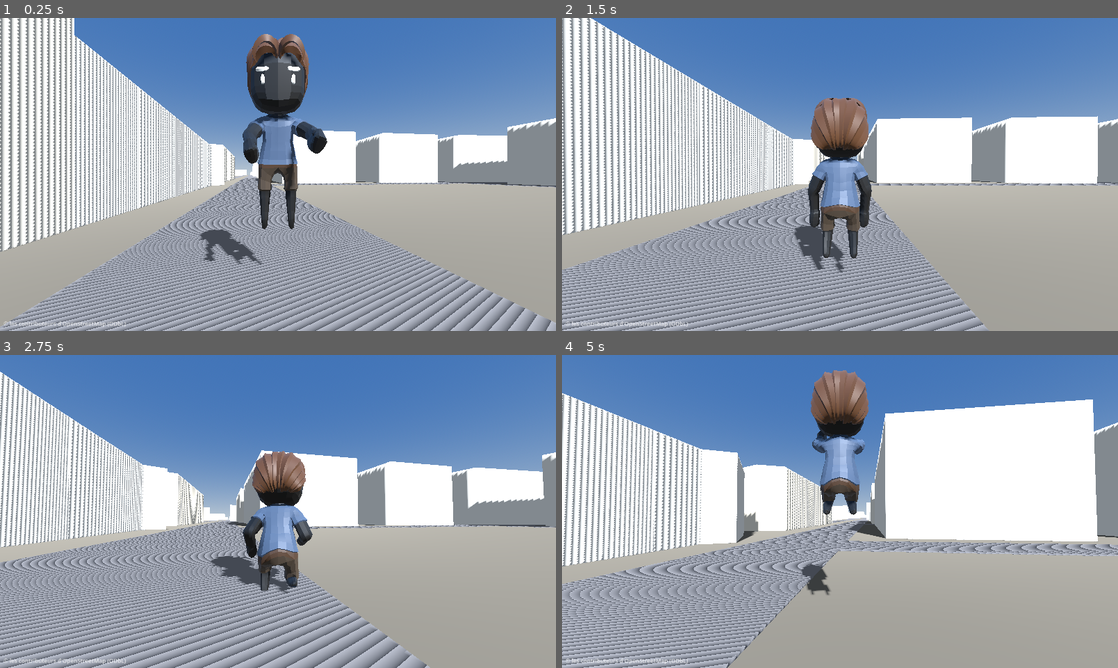
Above: before the commit, frames 1-4 (two rows, left to right).
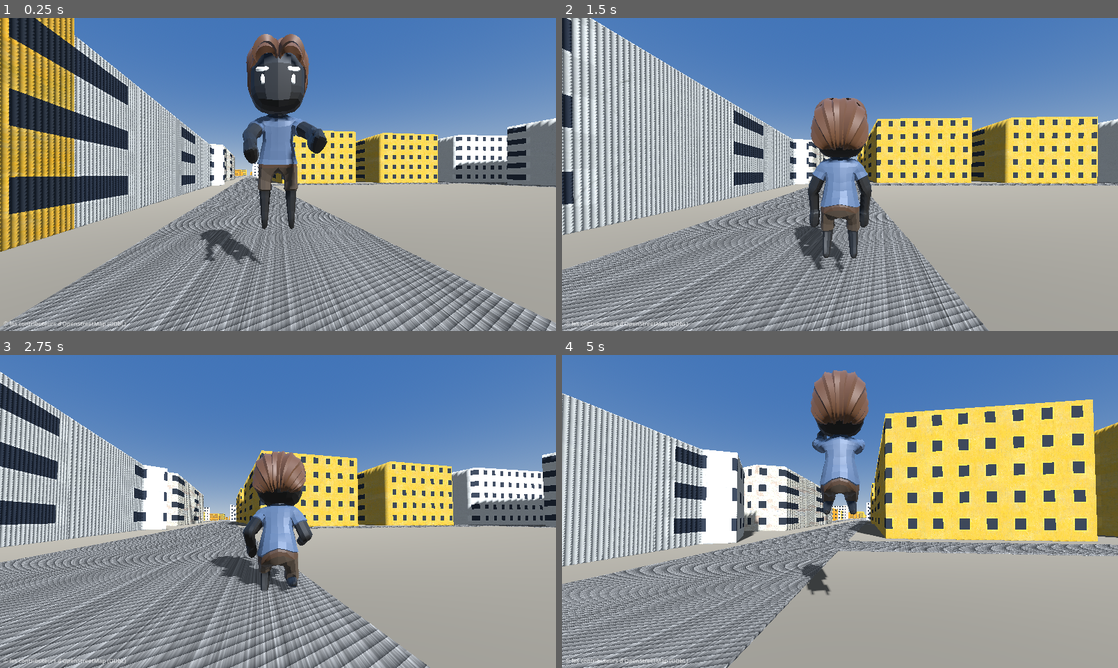
Above: after the commit, the same moments.

Repository: LogixSolutions94/GTDZ
Game: Godot game, scene res://scenes/city_test.tscn
Two runs of this game, one before a commit and one after it. Both use one fixed random seed, a clock stepped at 60 frames per second and the inputs below.
Inputs (mouse positions are in pixels of both pictures, inside the frame that each line leads up to):
- Up to frame 1 (0.25 s): no input
- Up to frame 2 (1.5 s): move the mouse to (867, 174) at 0.52 s; hold Shift (sprint) 0.53-1.28 s; hold W (move_forward) from 0.53 s (still down); tap Space (jump) at 0.77 s; move the mouse to (812, 174) at 1.27 s; tap Shift (sprint) at 1.35 s
- Up to frame 3 (2.75 s): keep holding W (move_forward); tap Space (jump) at 1.52 s; move the mouse to (289, 505) at 2.02 s; hold Shift (sprint) from 2.03 s (still down)
- Up to frame 4 (5 s): keep holding W (move_forward); move the mouse to (834, 517) at 2.77 s; release Shift (sprint) at 2.78 s; tap Shift (sprint) at 2.85, 4.35 s; tap Space (jump) at 3.02, 3.77, 4.52 s; move the mouse to (878, 514) at 3.52 s; hold Shift (sprint) 3.53-4.28 s; move the mouse to (795, 508) at 4.27 s

The runs differ from the first frame. In frame 1, 38% of the frame differs, in the area x 0-100%, y 0-100%; in frame 2, 38%; in frame 3, 30%; in frame 4, 39%, in the area x 0-100%, y 12-100%.

Commit message:
Fix PASSE 1 invisible : recherche recursive des MeshInstance3D
Le GLB exporte un noeud intermediaire world entre la racine et les lots de
batiments ; get_children() ne trouvait donc aucun mesh et aucun materiau
n etait applique (silencieusement). find_children recursif + log diagnostic.

Co-Authored-By: Claude Fable 5 <noreply@anthropic.com>

Diff:
--- a/game/project.godot
+++ b/game/project.godot
@@ -1,5 +1,10 @@
 ; Engine configuration file.
-; Généré pour GTDZ — ne pas éditer à la main sauf nécessité (Godot le réécrit).
+; It's best edited using the editor UI and not directly,
+; since the parameters that go here are not all obvious.
+;
+; Format:
+;   [section] ; section goes between []
+;   param=value ; assign values to parameters
 
 config_version=5
 
@@ -49,7 +54,5 @@
 
 [rendering]
 
-; gl_compatibility : choisi pour la machine de dev actuelle (Intel UHD 620, pas de GPU dédié).
-; Passer à "forward_plus" quand un PC avec GPU dédié sera disponible.
 renderer/rendering_method="gl_compatibility"
 renderer/rendering_method.mobile="gl_compatibility"
--- a/game/scripts/city_materials.gd
+++ b/game/scripts/city_materials.gd
@@ -23,9 +23,14 @@
 		if tex != null:
 			_facades.append(tex)
 	_plaster = _load_tex("plaster_01.jpg")
-	for child in get_children():
-		if child is MeshInstance3D:
-			_apply_material(child)
+	# Recherche récursive : l'import GLB peut insérer des nœuds intermédiaires
+	# entre la racine et les MeshInstance3D.
+	var meshes := find_children("*", "MeshInstance3D", true, false)
+	print("[city_materials] %d textures façades, %d MeshInstance3D : %s" % [
+		_facades.size(), meshes.size(),
+		", ".join(meshes.map(func(m): return String(m.name)))])
+	for mesh in meshes:
+		_apply_material(mesh)
 
 
 func _apply_material(mesh: MeshInstance3D) -> void:
